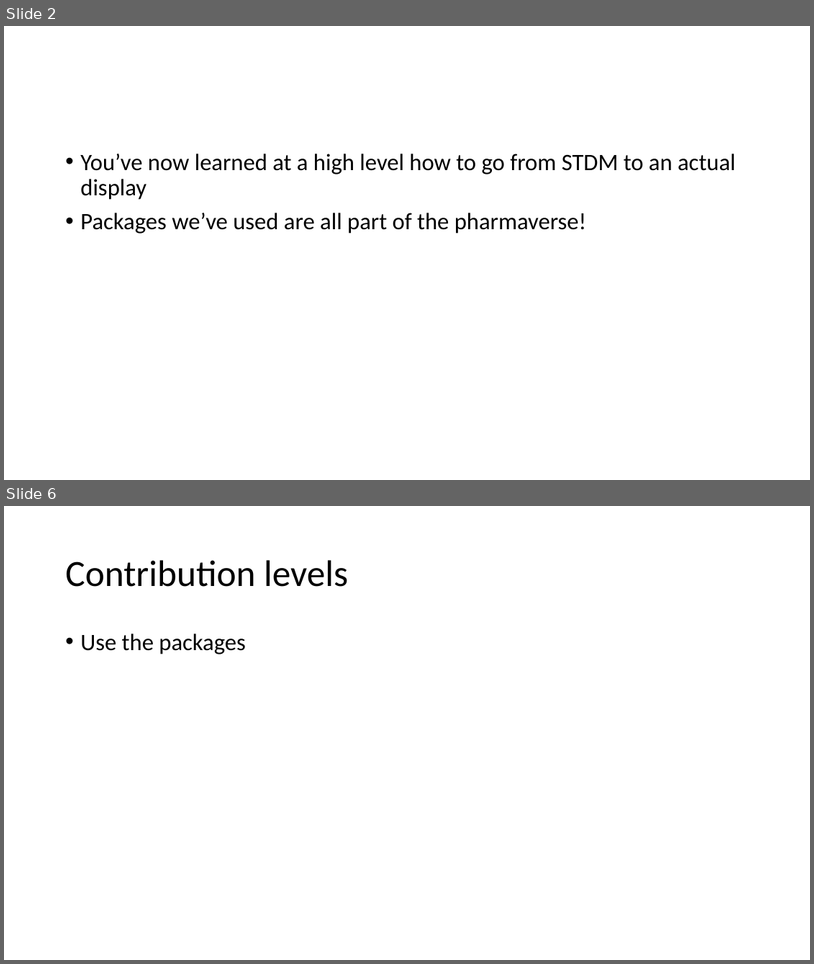
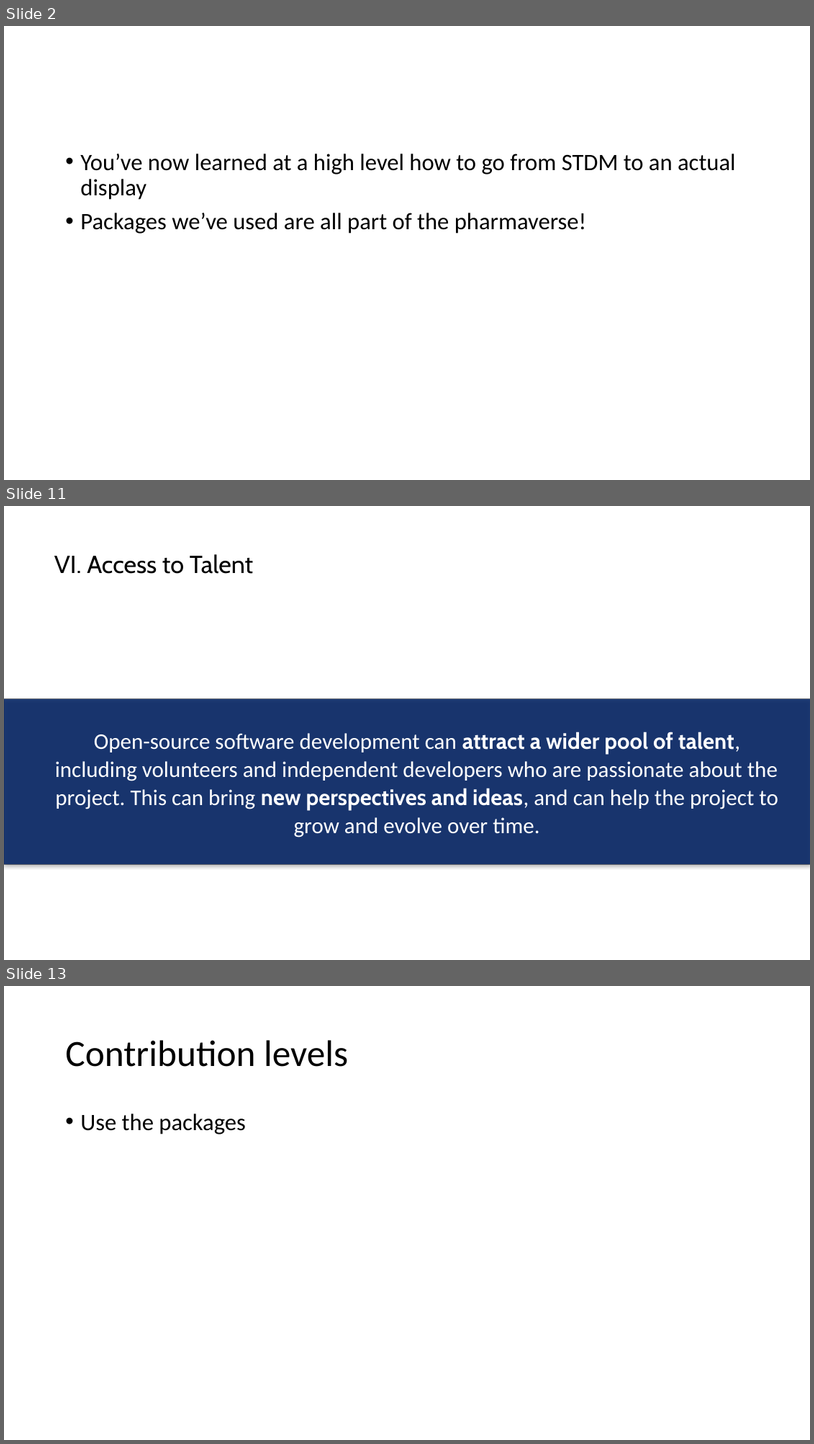
Before and after one commit to posit-conf-2023/r-pharma, a slide deck: 04-pharmaverse/04-Contributing_To_The_Pharmaverse.pptx. Shown one above the other, each under a label of ours: slides 2 and 6 before the commit, slides 2, 11 and 13 after it; the slides between them are not shown. The pictures are 814x964 and 814x1444 pixels, drawn with LibreOffice and Linux fonts; fonts in the diff are those of the drawing; grey boxes stand for pictures. Boxes give left, top, right and bottom in pixels: in the first picture for what was removed or moved away, otherwise in the second. Text is boxed around its words. In the diff, an @@ line names an element or a change of style, - is before the commit and + after.

```diff
--- a/04-pharmaverse/04-Contributing_To_The_Pharmaverse.pptx
+++ b/04-pharmaverse/04-Contributing_To_The_Pharmaverse.pptx
@@ slide 11 added at (4, 506, 810, 960), background #FFFFFF @@
@@ title added at (54, 554, 253, 574), 29.3 pt, text #000000 @@
+VI. Access to Talent
@@ picture added at (4, 699, 810, 864) @@
@@ rectangle added at (4, 699, 810, 864), fill #022366 at 85% opacity @@
@@ text added at (55, 731, 778, 837), 26.7 pt, text #FFFFFF @@
+Open-source software development can attract a wider pool of talent, including volunteers and independent developers who are passionate about the project. This can bring new perspectives and ideas, and can help the project to grow and evolve over time.
@@ what was slide 6 is now slide 13 @@
```
Also in this commit, not shown: 9 slides changed, 7 other slides added, 1 slide removed.
